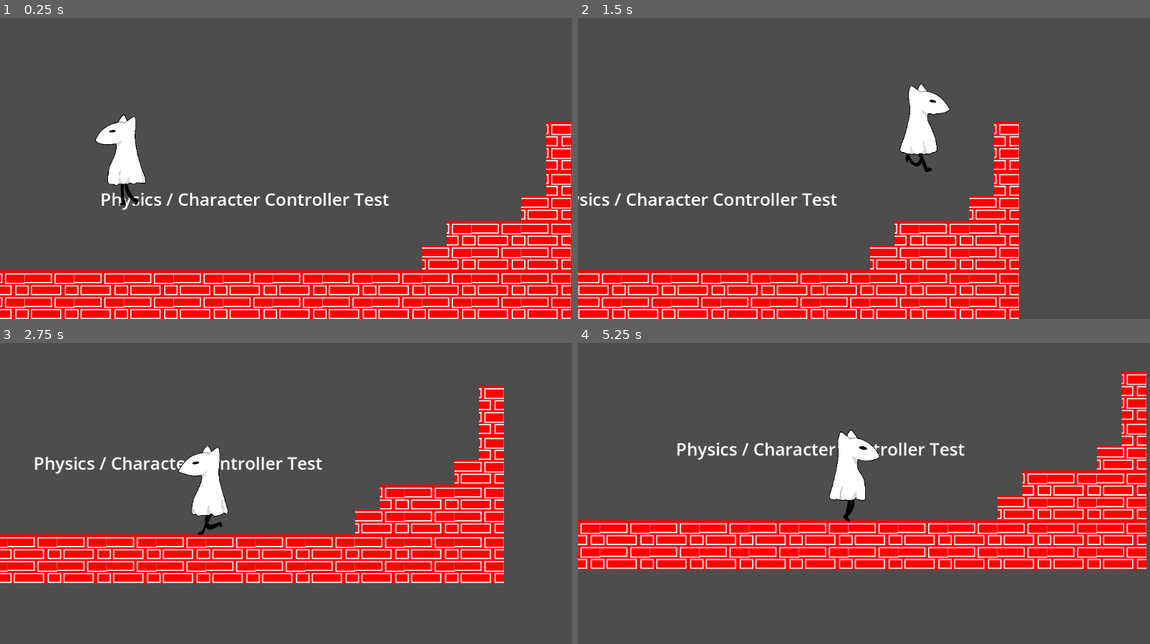
Above: before the commit, frames 1-4 (two rows, left to right).
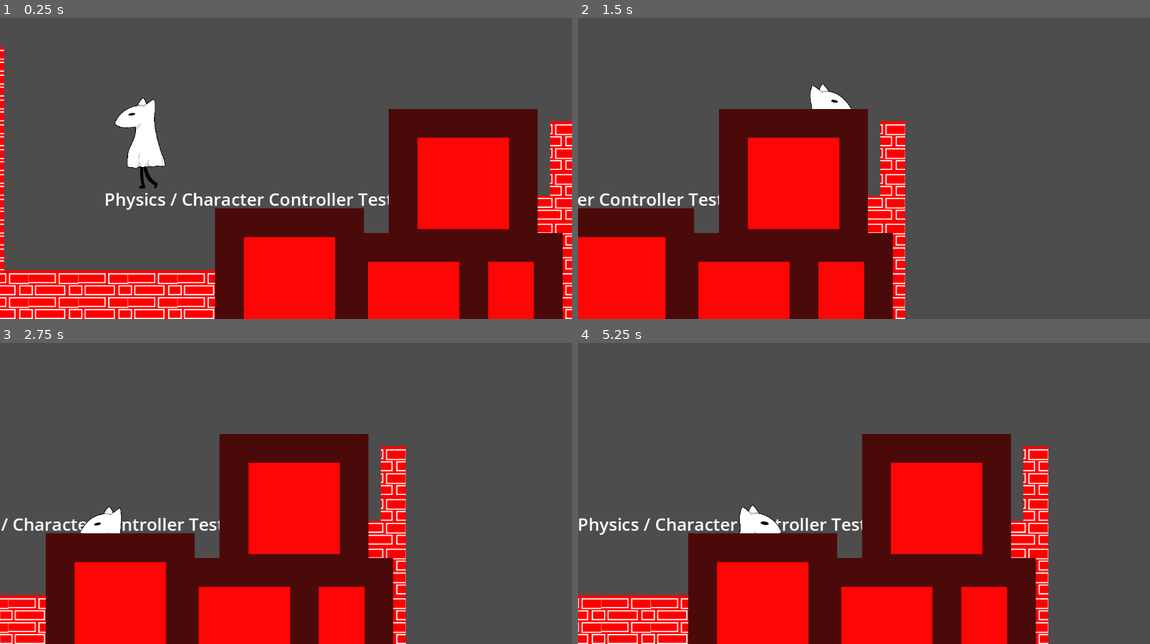
Above: after the commit, the same moments.

Repository: rcivan/ghost-dog
Game: Godot game, scene res://Test.tscn
Same seed, same stepped clock (60 frames per second), same inputs: the game is played once before the commit and once after it.
Inputs:
- Up to frame 1 (0.25 s): no input
- Up to frame 2 (1.5 s): hold Right (right) from 0.53 s (still down); tap Q (slide) at 0.6, 1.35 s; tap Space (jump) at 0.77 s
- Up to frame 3 (2.75 s): tap Space (jump) at 1.52 s; release Right (right) at 2.03 s; hold Left (left) from 2.03 s (still down); tap Q (slide) at 2.1 s
- Up to frame 4 (5.25 s): release Left (left) at 2.78 s; hold Right (right) 2.78-4.28 s; tap Q (slide) every 0.75 s from 2.85 to 5.1 s; tap Space (jump) at 3.02, 3.77, 4.52 s; hold Left (left) 4.28-5.03 s; hold Right (right) from 5.03 s (still down)

The runs differ from the first frame. In frame 1, 31% of the frame differs, in the area x 0-100%, y 9-100%; in frame 2, 36%; in frame 3, 44%; in frame 4, 48%.

Commit message:
The tile

Diff:
--- /dev/null
+++ b/game/Button.gd
@@ -0,0 +1,11 @@
+extends Area2D
+
+
+# Called when the node enters the scene tree for the first time.
+func _ready():
+	pass # Replace with function body.
+
+
+# Called every frame. 'delta' is the elapsed time since the previous frame.
+func _process(delta):
+	pass
--- /dev/null
+++ b/game/Button.tscn
@@ -0,0 +1,19 @@
+[gd_scene load_steps=4 format=3 uid="uid://b36nbeg11obnd"]
+
+[ext_resource type="Script" path="res://Button.gd" id="1_n3jea"]
+[ext_resource type="Texture2D" uid="uid://j620ohf15ynx" path="res://assets/prelim/tiles/button.png" id="2_dfr7m"]
+
+[sub_resource type="RectangleShape2D" id="RectangleShape2D_5522y"]
+size = Vector2(277, 280)
+
+[node name="Button" type="Area2D"]
+script = ExtResource("1_n3jea")
+
+[node name="Button" type="Sprite2D" parent="."]
+position = Vector2(2.08165e-12, 2.08165e-12)
+texture = ExtResource("2_dfr7m")
+centered = false
+
+[node name="CollisionShape2D" type="CollisionShape2D" parent="."]
+position = Vector2(150.5, 149)
+shape = SubResource("RectangleShape2D_5522y")
--- a/game/Test.tscn
+++ b/game/Test.tscn
@@ -1,13 +1,17 @@
-[gd_scene load_steps=7 format=3 uid="uid://37fgt2111hpf"]
+[gd_scene load_steps=9 format=3 uid="uid://37fgt2111hpf"]
 
 [ext_resource type="PackedScene" uid="uid://biejvu5ndljmx" path="res://Player.tscn" id="1_l12vt"]
 [ext_resource type="Texture2D" uid="uid://y8iaf7dkde7c" path="res://assets/prelim/tiles/spritesheet.png" id="1_yii55"]
+[ext_resource type="PackedScene" uid="uid://b36nbeg11obnd" path="res://Button.tscn" id="2_pudh7"]
 
 [sub_resource type="LabelSettings" id="LabelSettings_xsuqu"]
 font_size = 35
 
 [sub_resource type="TileMapPattern" id="TileMapPattern_y2lqt"]
 tile_data = PackedInt32Array(0, 1, 0, 65536, 1, 1, 1, 65537, 0, 65537, 65537, 1)
+
+[sub_resource type="TileSetScenesCollectionSource" id="TileSetScenesCollectionSource_13gbt"]
+scenes/1/scene = ExtResource("2_pudh7")
 
 [sub_resource type="TileSetAtlasSource" id="TileSetAtlasSource_r6boi"]
 texture = ExtResource("1_yii55")
@@ -153,9 +157,11 @@
 tile_size = Vector2i(50, 50)
 physics_layer_0/collision_layer = 1
 sources/1 = SubResource("TileSetAtlasSource_r6boi")
+sources/0 = SubResource("TileSetScenesCollectionSource_13gbt")
 pattern_0 = SubResource("TileMapPattern_y2lqt")
 
 [node name="Test" type="Node2D"]
+position = Vector2(8, 0)
 
 [node name="Label" type="Label" parent="."]
 offset_left = 228.0
@@ -168,10 +174,10 @@
 vertical_alignment = 1
 
 [node name="Player" parent="." instance=ExtResource("1_l12vt")]
-position = Vector2(72, 84)
+position = Vector2(103, 50)
 
 [node name="Camera2D" type="Camera2D" parent="Player"]
-position = Vector2(-380, -105)
+position = Vector2(-182, -303)
 offset = Vector2(50, 2.08165e-12)
 anchor_mode = 0
 limit_left = 0
@@ -182,4 +188,4 @@
 tile_set = SubResource("TileSet_u3uv2")
 format = 2
 layer_0/z_index = -1
-layer_0/tile_data = PackedInt32Array(720896, 1, 0, 786432, 1 …(1093 unchanged characters)… 262144, 1, 0, 196608, 1, 0, 131072, 1, 0)
+layer_0/tile_data = PackedInt32Array(720896, 1, 0, 786432, 1 …(1093 unchanged characters)… 262144, 1, 0, 196608, 1, 0, 131072, 1, 0, 589841, 0, 65536, 589838, 0, 65536, 524297, 0, 65536, 262160, 0, 65536)
Binary file changed: game/assets/prelim/tiles/button.png
